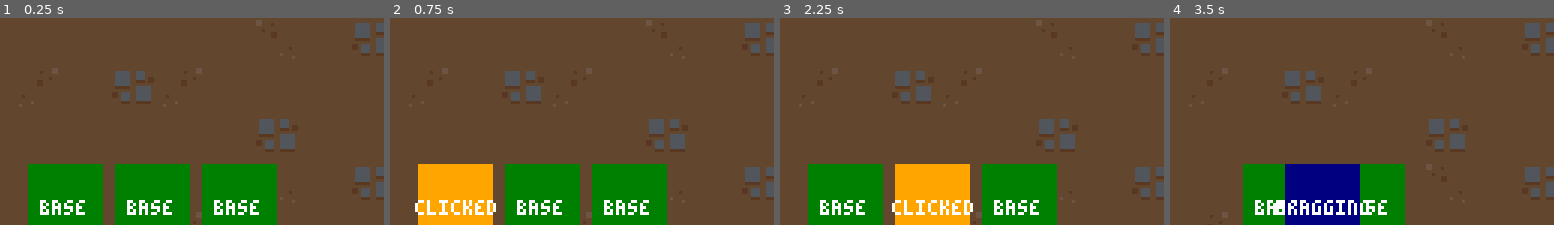
Above: before the commit, frames 1-4 (left to right).
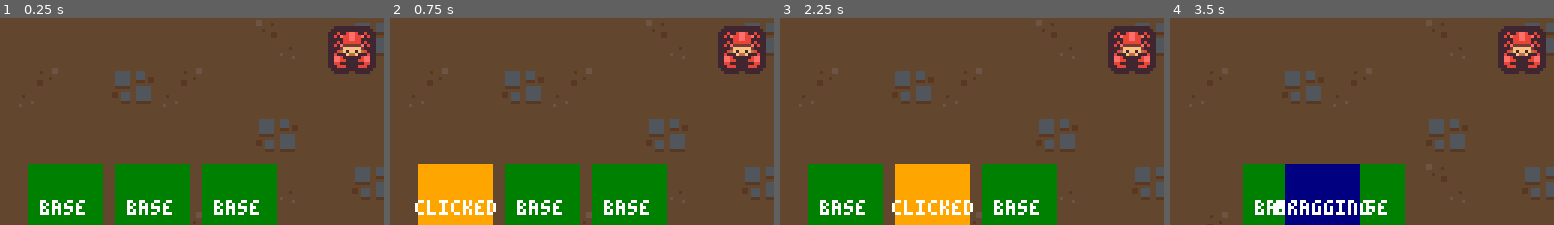
Above: after the commit, the same moments.

Repository: sussyfabussy/godots_gambit_V2
Game: Godot game, scene res://Scenes/Battle/battle.tscn
Two runs of this game, one before a commit and one after it. Both use one fixed random seed, a clock stepped at 60 frames per second and the inputs below.
Inputs (mouse positions are % of the whole screen's width and height, from its top left):
- Up to frame 1 (0.25 s): no input
- Up to frame 2 (0.75 s): tap Enter at 0.5 s; drag from (38, 89) to (50, 32) at 0.52 s
- Up to frame 3 (2.25 s): drag from (44, 89) to (50, 32) at 1.27 s; tap Space at 2 s; move the mouse to (50, 89) at 2.02 s; press the mouse at (50, 89) at 2.03 s
- Up to frame 4 (3.5 s): right-click (50, 89) at 2.3 s; release the mouse at (50, 89) at 2.75 s; tap Enter at 2.75 s; drag from (50, 89) to (20, 32) at 2.77 s
The pictures show only the part of the screen within x 30-80%, y 43-93%; the shares and areas given below are measured in that part.

The runs differ from the first frame. In frame 1, 2.7% of the frame differs, in the area x 85-98%, y 3-28%; in frame 2, 2.7%; in frame 3, 2.7%; in frame 4, 2.7%.

Commit message:
card aiming

Diff:
--- a/Scenes/Battle/battle.tscn
+++ b/Scenes/Battle/battle.tscn
@@ -3,9 +3,15 @@
 [ext_resource type="Texture2D" uid="uid://cp4iq5fd6j8be" path="res://art/background.png" id="1_c8wje"]
 [ext_resource type="PackedScene" uid="uid://d2hgcxhse0kas" path="res://Scenes/card_ui/card_ui.tscn" id="2_3qw02"]
 [ext_resource type="Script" uid="uid://dib8ry8gd3xnm" path="res://Scenes/ui/hand.gd" id="2_aqr0y"]
+[ext_resource type="PackedScene" uid="uid://v48n58msigw8" path="res://Scenes/card_target_selector/card_target_selector.tscn" id="3_vvvpr"]
+[ext_resource type="Resource" uid="uid://kxfab5pn4q4c" path="res://characters/warrior/cards/warrior_axe_attack.tres" id="4_o8bsx"]
+[ext_resource type="Resource" uid="uid://balaamf0edr8v" path="res://characters/warrior/cards/warrior_block.tres" id="5_en5gs"]
+[ext_resource type="Texture2D" uid="uid://1u3b3hwqd8yh" path="res://art/tile_0110.png" id="6_en5gs"]
 
 [sub_resource type="RectangleShape2D" id="RectangleShape2D_c8wje"]
 size = Vector2(256, 100)
+
+[sub_resource type="RectangleShape2D" id="RectangleShape2D_vvvpr"]
 
 [node name="Battle" type="Node2D" unique_id=1687854964]
 metadata/_edit_lock_ = true
@@ -22,6 +28,19 @@
 [node name="CollisionShape2D" type="CollisionShape2D" parent="CardDropArea" unique_id=1674063463]
 position = Vector2(128, 50)
 shape = SubResource("RectangleShape2D_c8wje")
+debug_color = Color(0, 0.6, 0.69803923, 0.15294118)
+
+[node name="Enemy" type="Area2D" parent="." unique_id=215719313]
+position = Vector2(194, 76)
+collision_layer = 4
+
+[node name="Sprite2D" type="Sprite2D" parent="Enemy" unique_id=1985457386]
+texture = ExtResource("6_en5gs")
+
+[node name="CollisionShape2D" type="CollisionShape2D" parent="Enemy" unique_id=1932860846]
+shape = SubResource("RectangleShape2D_vvvpr")
+
+[node name="CardTargetSelector" parent="." unique_id=1545984047 instance=ExtResource("3_vvvpr")]
 
 [node name="BattleUI" type="CanvasLayer" parent="." unique_id=770813461 groups=["ui_layer"]]
 
@@ -41,9 +60,12 @@
 
 [node name="CardUI" parent="BattleUI/Hand" unique_id=142896577 instance=ExtResource("2_3qw02")]
 layout_mode = 2
+card = ExtResource("4_o8bsx")
 
 [node name="CardUI2" parent="BattleUI/Hand" unique_id=1081002732 instance=ExtResource("2_3qw02")]
 layout_mode = 2
+card = ExtResource("4_o8bsx")
 
 [node name="CardUI3" parent="BattleUI/Hand" unique_id=1903025253 instance=ExtResource("2_3qw02")]
 layout_mode = 2
+card = ExtResource("5_en5gs")
--- /dev/null
+++ b/Scenes/card_target_selector/card_arc.tscn
@@ -0,0 +1,10 @@
+[gd_scene format=3 uid="uid://dv2doolwe1f6a"]
+
+[sub_resource type="Curve" id="Curve_h7sns"]
+_limits = [0.2, 1.0, 0.0, 1.0]
+_data = [Vector2(0, 0.2), 0.0, 0.0, 0, 0, Vector2(0.9203188, 1), 0.0, 0.0, 0, 0, Vector2(1, 0.2), 0.0, 0.0, 0, 0]
+point_count = 3
+
+[node name="CardArc" type="Line2D" unique_id=579685651]
+width = 4.0
+width_curve = SubResource("Curve_h7sns")
--- /dev/null
+++ b/Scenes/card_target_selector/card_target_selector.gd
@@ -0,0 +1,70 @@
+extends Node2D
+
+const ARC_POINTS := 8
+
+@onready var area_2d: Area2D = $Area2D
+@onready var card_arc: Line2D = $CanvasLayer/CardArc
+
+var current_card: CardUI
+var targeting := false
+
+func _ready() -> void:
+	Events.card_aim_started.connect(_on_card_aim_started)
+	Events.card_aim_ended.connect(_on_card_aim_ended)
+
+func _process(delta: float) -> void:
+	if not targeting:
+		return
+	area_2d.position = get_local_mouse_position()
+	card_arc.points = _get_points()
+
+func _get_points() -> Array:
+	var points := []
+	var start := current_card.global_position
+	start.x += (current_card.size.x/2)
+	var target := get_local_mouse_position()
+	var distance := (target - start)
+
+	for i in range(ARC_POINTS):
+		var t := (1.0 / ARC_POINTS) * i
+		var x := start.x + (distance.x / ARC_POINTS) * i
+		var y := start.y + ease_out_cubic(t) * distance.y
+		points.append(Vector2(x,y))
+
+	points.append(target)
+
+	return points
+
+func ease_out_cubic(number: float) -> float:
+	return 1.0 - pow(1.0 - number, 3.0)
+
+func _on_card_aim_started(card: CardUI) -> void:
+	if not card.card.is_single_targeted():
+		return
+
+	targeting = true
+	area_2d.monitoring = true
+	area_2d.monitorable = true
+	current_card = card
+
+
+func _on_card_aim_ended(_card: CardUI) -> void:
+	targeting = false
+	card_arc.clear_points()
+	area_2d.position = Vector2.ZERO
+	area_2d.monitoring = false
+	area_2d.monitorable = false
+	current_card = null
+
+func _on_area_2d_area_entered(area: Area2D) -> void:
+	if not current_card or not targeting:
+		return
+
+	if not current_card.targets.has(area):
+		current_card.targets.append(area)
+
+func _on_area_2d_area_exited(area: Area2D) -> void:
+	if not current_card or not targeting:
+		return
+
+	current_card.targets.erase(area)
--- /dev/null
+++ b/Scenes/card_target_selector/card_target_selector.tscn
@@ -0,0 +1,26 @@
+[gd_scene format=3 uid="uid://v48n58msigw8"]
+
+[ext_resource type="PackedScene" uid="uid://dv2doolwe1f6a" path="res://Scenes/card_target_selector/card_arc.tscn" id="1_2d5xl"]
+[ext_resource type="Script" uid="uid://bg2e35pk0jc0t" path="res://Scenes/card_target_selector/card_target_selector.gd" id="1_h16rr"]
+
+[sub_resource type="RectangleShape2D" id="RectangleShape2D_hevy0"]
+size = Vector2(4, 4)
+
+[node name="CardTargetSelector" type="Node2D" unique_id=1545984047]
+script = ExtResource("1_h16rr")
+
+[node name="Area2D" type="Area2D" parent="." unique_id=157508907]
+collision_mask = 4
+monitoring = false
+monitorable = false
+
+[node name="CollisionShape2D" type="CollisionShape2D" parent="Area2D" unique_id=537669020]
+shape = SubResource("RectangleShape2D_hevy0")
+
+[node name="CanvasLayer" type="CanvasLayer" parent="." unique_id=1646715124]
+layer = 2
+
+[node name="CardArc" parent="CanvasLayer" unique_id=579685651 instance=ExtResource("1_2d5xl")]
+
+[connection signal="area_entered" from="Area2D" to="." method="_on_area_2d_area_entered"]
+[connection signal="area_exited" from="Area2D" to="." method="_on_area_2d_area_exited"]
--- /dev/null
+++ b/Scenes/card_ui/card_states/card_aiming_state.gd
@@ -0,0 +1,30 @@
+extends CardState
+
+#lowest point to snap
+const MOUSE_Y_SNAPBACK_THRESHOLD := 138
+
+func enter() -> void:
+	#debug color, set aiming state, clear target array
+	card_ui.color.color = Color.WEB_PURPLE
+	card_ui.state.text = "AIMING"
+	card_ui.targets.clear()
+	#offset for card to animate it in the center of hand
+	var offset := Vector2(card_ui.parent.size.x/2, -card_ui.size.y/2)
+	offset.x -= card_ui.size.x/2
+	card_ui.animate_to_position(card_ui.parent.global_position + offset, 0.2)
+	card_ui.drop_point_detector.monitoring = false
+	Events.card_aim_started.emit(card_ui)
+
+func exit() -> void:
+	Events.card_aim_ended.emit(card_ui)
+
+#how aiming is handled
+func on_input(event: InputEvent) -> void:
+	var mouse_motion := event is InputEventMouseMotion
+	var mouse_at_bottom := card_ui.get_global_mouse_position().y > MOUSE_Y_SNAPBACK_THRESHOLD
+
+	if(mouse_motion and mouse_at_bottom) or event.is_action_pressed("right_mouse"):
+		transition_requested.emit(self, CardState.State.BASE)
+	elif event.is_action_released("left_mouse") or event.is_action_pressed("left_mouse"):
+		get_viewport().set_input_as_handled()
+		transition_requested.emit(self, CardState.State.RELEASED)
--- a/Scenes/card_ui/card_states/card_base_state.gd
+++ b/Scenes/card_ui/card_states/card_base_state.gd
@@ -4,6 +4,9 @@
 func enter() -> void:
 	if not card_ui.is_node_ready():
 		await card_ui.ready
+
+	if card_ui.tween and card_ui.tween.is_running():
+		card_ui.tween.kill()
 
 	card_ui.reparent_requested.emit(card_ui)
 	card_ui.color.color = Color.WEB_GREEN
--- a/Scenes/card_ui/card_states/card_dragging_state.gd
+++ b/Scenes/card_ui/card_states/card_dragging_state.gd
@@ -18,18 +18,23 @@
 
 
 func on_input(event: InputEvent) -> void:
-		var mouse_motion := event is InputEventMouseMotion
-		var cancel = event.is_action_pressed("right_mouse")
-		var confirm = event.is_action_released("left_mouse") or event.is_action_pressed("left_mouse")
+	var single_targeted := card_ui.card.is_single_targeted()
+	var mouse_motion := event is InputEventMouseMotion
+	var cancel = event.is_action_pressed("right_mouse")
+	var confirm = event.is_action_released("left_mouse") or event.is_action_pressed("left_mouse")
 
-		if mouse_motion:
-			card_ui.global_position = card_ui.get_global_mouse_position() - card_ui.pivot_offset
+	if single_targeted and mouse_motion and card_ui.targets.size() > 0:
+		transition_requested.emit(self, CardState.State.AIMING)
+		return
 
-		if cancel:
-			transition_requested.emit(self, CardState.State.BASE)
-		elif minimum_drag_time_elapsed and confirm:
-			get_viewport().set_input_as_handled()
-			transition_requested.emit(self, CardState.State.RELEASED)
+	if mouse_motion:
+		card_ui.global_position = card_ui.get_global_mouse_position() - card_ui.pivot_offset
+
+	if cancel:
+		transition_requested.emit(self, CardState.State.BASE)
+	elif minimum_drag_time_elapsed and confirm:
+		get_viewport().set_input_as_handled()
+		transition_requested.emit(self, CardState.State.RELEASED)
 
 
 # Called when the node enters the scene tree for the first time.
--- a/Scenes/card_ui/card_ui.gd
+++ b/Scenes/card_ui/card_ui.gd
@@ -2,12 +2,18 @@
 extends Control
 
 signal reparent_requested(which_card_ui: CardUI)
+
+@export var card: Card
 
 @onready var color: ColorRect = $Color
 @onready var state: Label = $State
 @onready var drop_point_detector: Area2D = $DropPointDetector
 @onready var card_state_machine: CardStateMachine = $CardStateMachine as CardStateMachine
 @onready var targets: Array[Node] = []
+
+var parent: Control
+var tween: Tween
+
 
 # Called when the node enters the scene tree for the first time.
 func _ready() -> void:
@@ -17,6 +23,9 @@
 func _input(event: InputEvent) -> void:
 	card_state_machine.on_input(event)
 
+func animate_to_position(new_position: Vector2, duration: float) -> void:
+	tween = create_tween().set_trans(Tween.TRANS_CIRC).set_ease(Tween.EASE_OUT)
+	tween.tween_property(self, "global_position", new_position, duration)
 
 func _on_gui_input(event: InputEvent) -> void:
 	card_state_machine.on_gui_input(event)
--- a/Scenes/card_ui/card_ui.tscn
+++ b/Scenes/card_ui/card_ui.tscn
@@ -7,6 +7,7 @@
 [ext_resource type="Script" uid="uid://d1xd7hnrmh0hg" path="res://Scenes/card_ui/card_states/card_clicked_state.gd" id="5_68a2o"]
 [ext_resource type="Script" uid="uid://bp6wgfclvspy4" path="res://Scenes/card_ui/card_states/card_dragging_state.gd" id="6_7aq24"]
 [ext_resource type="Script" uid="uid://ej7gskma6nkt" path="res://Scenes/card_ui/card_states/card_released_state.gd" id="7_qc77q"]
+[ext_resource type="Script" uid="uid://dvcbgjodeyhj0" path="res://Scenes/card_ui/card_states/card_aiming_state.gd" id="8_68a2o"]
 
 [sub_resource type="RectangleShape2D" id="RectangleShape2D_m1ug6"]
 size = Vector2(25, 30)
@@ -72,6 +73,10 @@
 script = ExtResource("7_qc77q")
 state = 4
 
+[node name="CardAimingState" type="Node" parent="CardStateMachine" unique_id=155114763]
+script = ExtResource("8_68a2o")
+state = 3
+
 [connection signal="gui_input" from="." to="." method="_on_gui_input"]
 [connection signal="mouse_entered" from="." to="." method="_on_mouse_entered"]
 [connection signal="mouse_exited" from="." to="." method="_on_mouse_exited"]
--- a/Scenes/ui/hand.gd
+++ b/Scenes/ui/hand.gd
@@ -6,6 +6,7 @@
 func _ready() -> void:
 	for child in get_children():
 		var card_ui := child as CardUI
+		card_ui.parent = self
 		card_ui.reparent_requested.connect(_on_card_ui_reparent_requested)
 
 
--- /dev/null
+++ b/characters/warrior/cards/warrior_axe_attack.tres
@@ -0,0 +1,9 @@
+[gd_resource type="Resource" script_class="Card" format=3 uid="uid://kxfab5pn4q4c"]
+
+[ext_resource type="Script" uid="uid://de5qwbdgg7p00" path="res://custom_resources/card.gd" id="1_wba1x"]
+
+[resource]
+script = ExtResource("1_wba1x")
+id = "warrior_axe_attack"
+target = 1
+metadata/_custom_type_script = "uid://de5qwbdgg7p00"
--- /dev/null
+++ b/characters/warrior/cards/warrior_block.tres
@@ -0,0 +1,9 @@
+[gd_resource type="Resource" script_class="Card" format=3 uid="uid://balaamf0edr8v"]
+
+[ext_resource type="Script" uid="uid://de5qwbdgg7p00" path="res://custom_resources/card.gd" id="1_ti8q0"]
+
+[resource]
+script = ExtResource("1_ti8q0")
+id = "warrior_block"
+type = 1
+metadata/_custom_type_script = "uid://de5qwbdgg7p00"
--- /dev/null
+++ b/custom_resources/card.gd
@@ -0,0 +1,13 @@
+class_name Card
+extends Resource
+
+enum Type {ATTACK, DEFEND, POWER}
+enum Target {SELF, SINGLE_ENEMY, ALL_ENEMIES, EVERYONE}
+
+@export_group("Card Attributes")
+@export var id: String
+@export var type: Type
+@export var target: Target
+
+func is_single_targeted() -> bool:
+	return target == Target.SINGLE_ENEMY
--- /dev/null
+++ b/global/events.gd
@@ -0,0 +1,4 @@
+extends Node
+
+signal card_aim_started(card_ui: CardUI)
+signal card_aim_ended(card_ui: CardUI)
--- a/project.godot
+++ b/project.godot
@@ -14,6 +14,10 @@
 run/main_scene="uid://rsy3qoj54qnl"
 config/features=PackedStringArray("4.6", "Forward Plus")
 config/icon="uid://dshelwe1oas47"
+
+[autoload]
+
+Events="*uid://06po4vuemb7l"
 
 [display]
 
@@ -40,6 +44,7 @@
 
 2d_physics/layer_1="card_target_selector"
 2d_physics/layer_2="card_drop_area"
+2d_physics/layer_3="enemies"
 
 [physics]
 
Not shown, added: Scenes/card_target_selector/card_target_selector.gd.uid
Not shown, added: Scenes/card_ui/card_states/card_aiming_state.gd.uid
Not shown, added: custom_resources/card.gd.uid
Not shown, added: global/events.gd.uid
